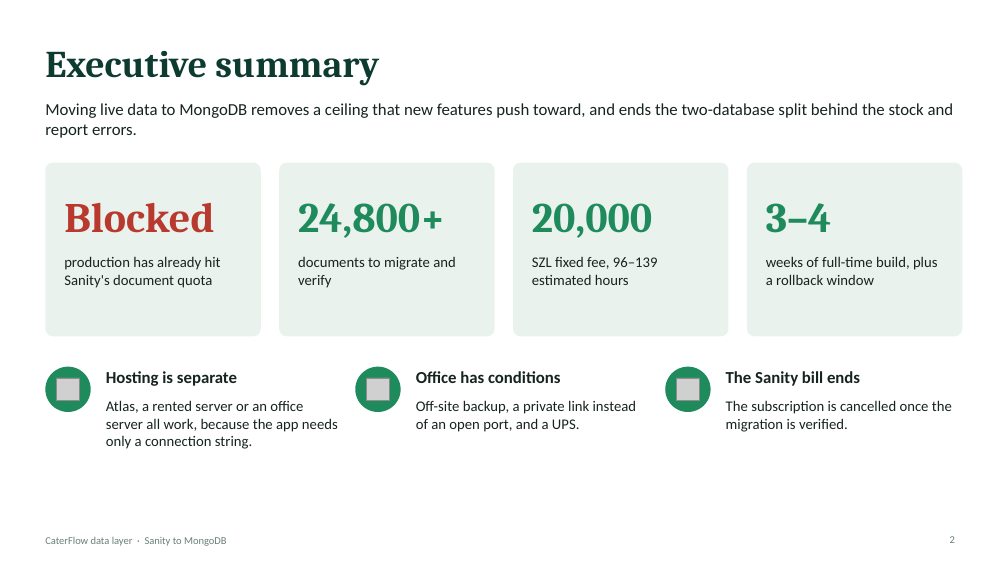
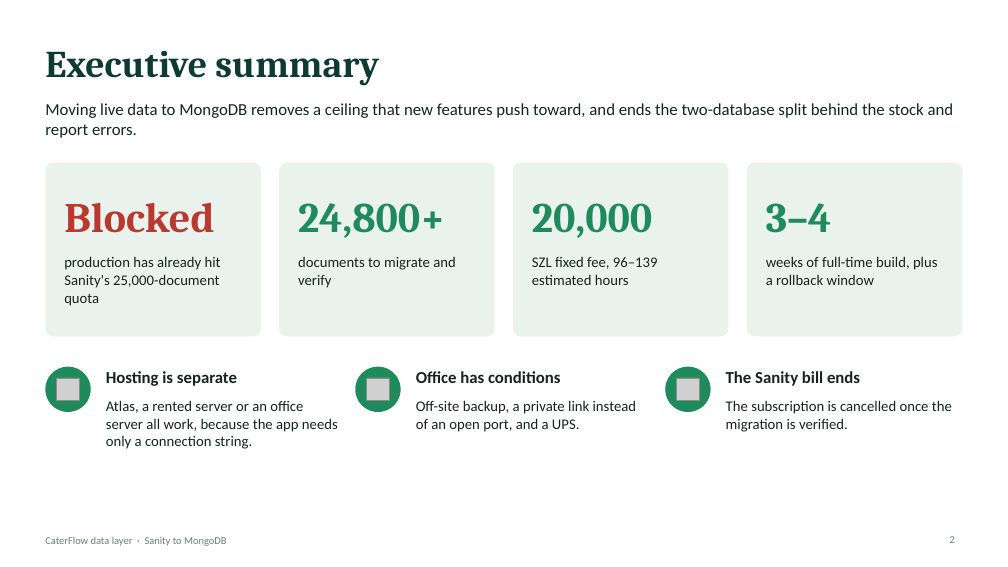
Before and after one commit to caterflowadmin/caterflow, a slide deck: slide 2 of quotes/2026-09-15-sanity-to-mongodb-migration/CaterFlow-MongoDB-Migration-Deck.pptx. Drawn at 1008x567 pixels with LibreOffice and Linux fonts; fonts in the diff are those of the drawing; grey boxes stand for pictures. Boxes give left, top, right and bottom in pixels: in the first picture for what was removed or moved away, otherwise in the second. Text is boxed around its words. In the diff, an @@ line names an element or a change of style, - is before the commit and + after.

```diff
--- a/quotes/2026-09-15-sanity-to-mongodb-migration/CaterFlow-MongoDB-Migration-Deck.pptx
+++ b/quotes/2026-09-15-sanity-to-mongodb-migration/CaterFlow-MongoDB-Migration-Deck.pptx
@@ text at (x1=64, y1=256, x2=221, y2=306): text changed @@
-production has already hit Sanity's document quota
+production has already hit Sanity's 25,000-document quota
```
Also in this commit, not shown: 4 other slides changed, 4 other files.
